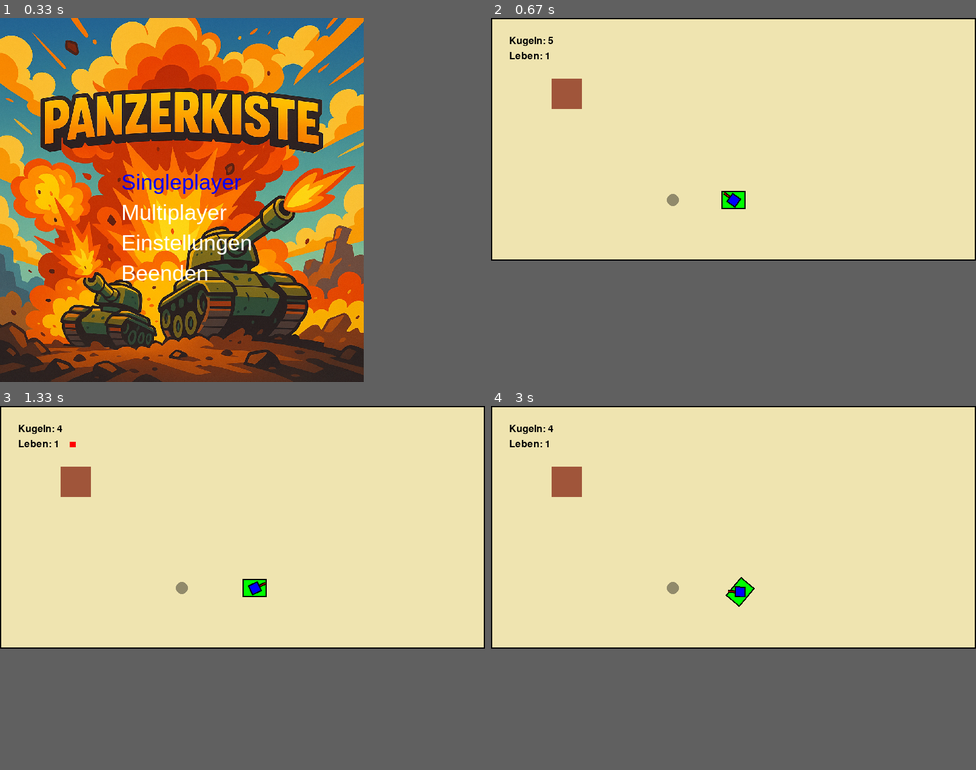
Above: before the commit, frames 1-4 (two rows, left to right).
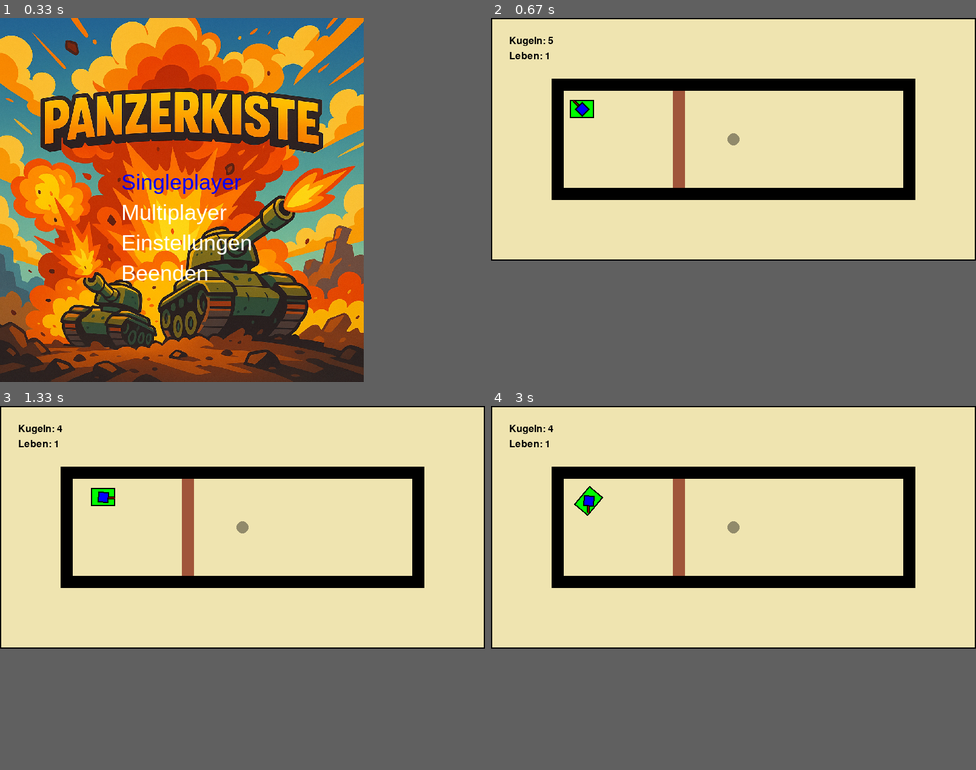
Above: after the commit, the same moments.

Repository: Keksfabrik-glitch/Panzerkiste
Game: pygame game, started from Main.py
Same seed, same stepped clock (60 frames per second), same inputs: the game is played once before the commit and once after it.
Inputs (mouse positions are in pixels of both pictures, inside the frame that each line leads up to):
- Up to frame 1 (0.33 s): no input
- Up to frame 2 (0.67 s): tap Enter at 0.33 s
- Up to frame 3 (1.33 s): click "Kugeln: 5" at 0.72 s; hold W from 1 s (still down); move the mouse to (397, 522) at 1.03 s
- Up to frame 4 (3 s): release W at 1.47 s; hold D 1.5-1.97 s; move the mouse to (733, 544) at 1.53 s; hold A 2-2.53 s; move the mouse to (617, 529) at 2.03 s; hold S 2.57-2.87 s; move the mouse to (583, 489) at 2.6 s; hold A from 2.9 s (still down); move the mouse to (583, 584) at 2.93 s

Frame 1 is identical in both runs. In frame 2, 7.5% of the frame differs, in the area x 12-88%, y 16-53%; in frame 3, 7.6%; in frame 4, 7.7%, in the area x 12-88%, y 16-56%.

Commit message:
Debug: Panzer steck in map 2 nicht mehr in der wand fest

Diff:
--- a/Maps.py
+++ b/Maps.py
@@ -1,5 +1,5 @@
 
-map1 = {
+map_1 = {
     "walls": [
         {"x": 300, "y": 100, "w": 200, "h": 20, "destroyable": False},
         {"x": 300, "y": 280, "w": 200, "h": 20, "destroyable": False}
@@ -9,7 +9,7 @@
     ],
     "player_start": (100, 100)
 }
-map2 = {
+map_2 = {
     "walls": [
         {"x": 100, "y": 50, "w": 20, "h": 300, "destroyable": True},
         {"x": 200, "y": 100, "w": 20, "h": 250, "destroyable": True},
@@ -22,7 +22,7 @@
     ],
     "player_start": (50, 200)
 }
-map3 = {
+map_3 = {
     "walls": [
         {"x": 100, "y": 100, "w": 600, "h": 20, "destroyable": False},
         {"x": 100, "y": 100, "w": 20, "h": 200, "destroyable": False},
@@ -33,7 +33,7 @@
     "holes": [
         {"x": 400, "y": 200, "radius": 10}
     ],
-    "player_start": (120, 120)
+    "player_start": (150, 150)
 }
 map_4 = {
     "walls": [
--- a/panzer.py
+++ b/panzer.py
@@ -417,7 +417,7 @@
         screen = pygame.display.set_mode((WIDTH, HEIGHT))  # Fenstergröße für das Spiel
     pygame.display.set_caption("Panzerkiste")  # Fenstertitel
 
-    lade_map(M.map_test)
+    lade_map(M.map_3)
     running = True
     clock = pygame.time.Clock()
 
